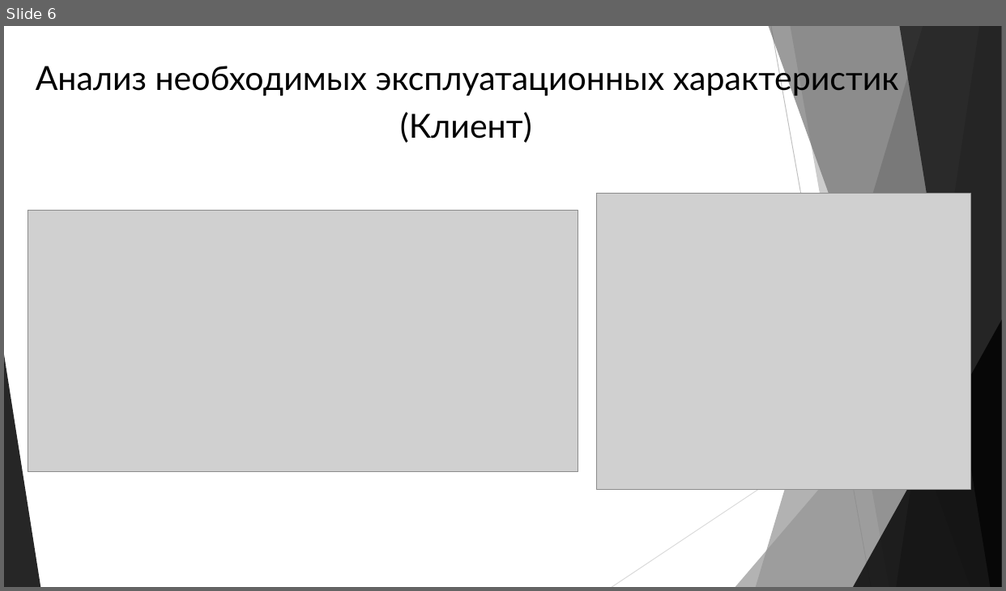
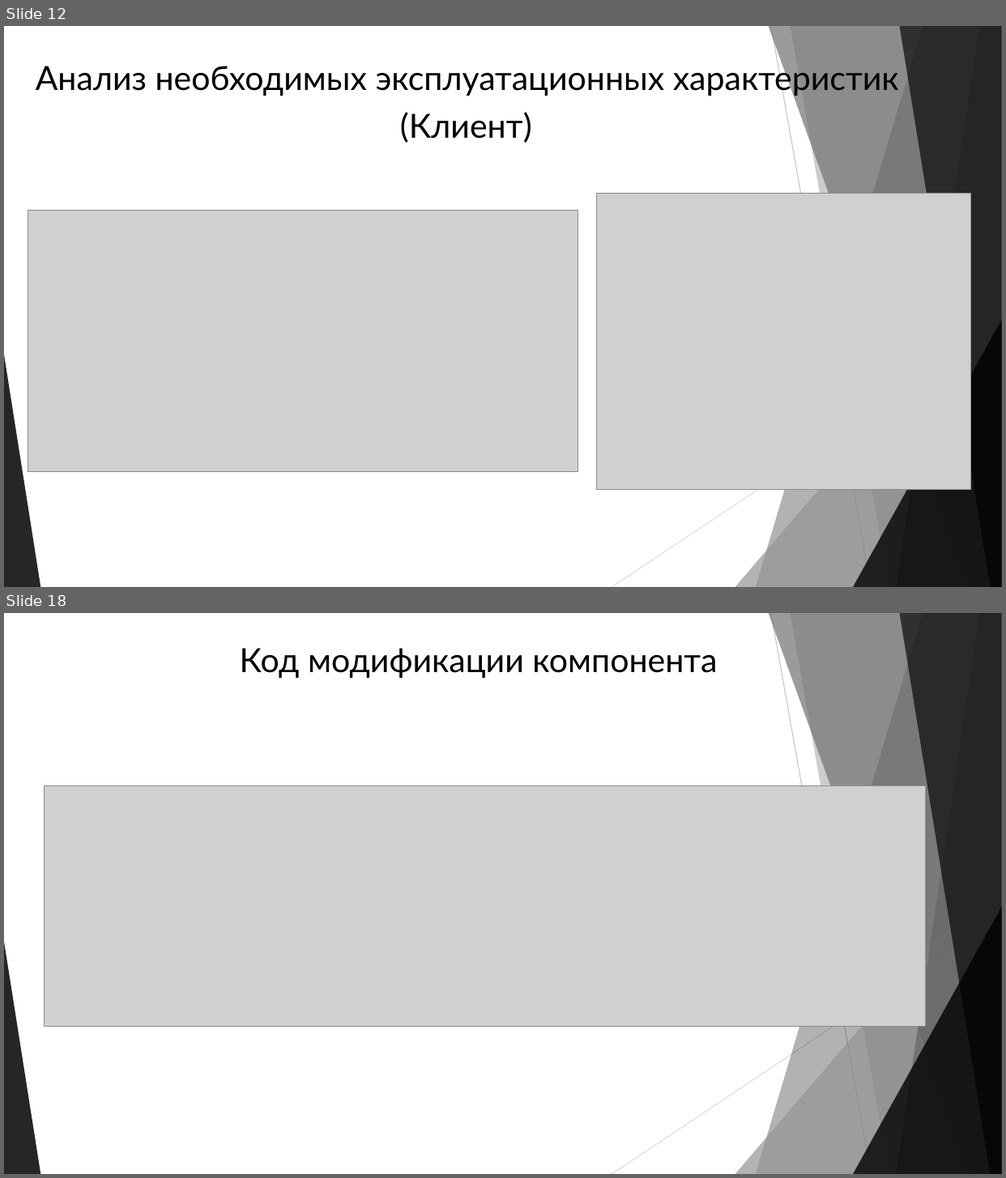
Before and after one commit to AlexGopher802/Qual_PM04, a slide deck: Презентация.pptx. Shown one above the other, each under a label of ours: slide 6 before the commit, slides 12 and 18 after it; the slides between them are not shown. The pictures are 1006x591 and 1006x1178 pixels, drawn with LibreOffice and Linux fonts; fonts in the diff are those of the drawing; grey boxes stand for pictures. Boxes give left, top, right and bottom in pixels: in the first picture for what was removed or moved away, otherwise in the second. Text is boxed around its words. In the diff, an @@ line names an element or a change of style, - is before the commit and + after.

```diff
--- a/Презентация.pptx
+++ b/Презентация.pptx
@@ slide 18 added at (4,613,1002,1174), background #FFFFFF; not listed: 10 template elements that a slide beside it also shows @@
@@ text added at (240,648,717,679), 32 pt, text #000000 @@
+Код модификации компонента
@@ picture added at (44,786,927,1027) @@
@@ what was slide 6 is now slide 12 @@
```
Also in this commit, not shown: 4 slides changed, 15 other slides added.
